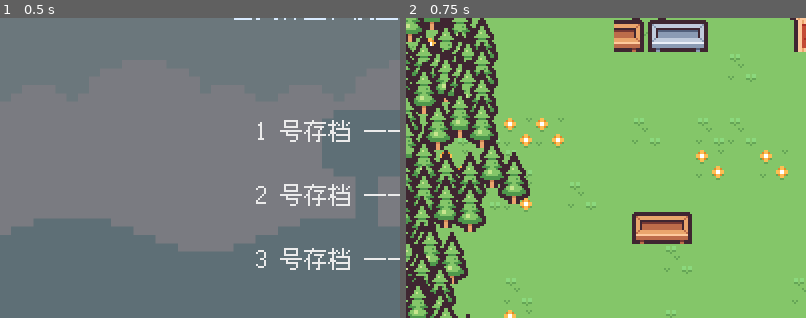
Above: before the commit, frames 1-2 (left to right).
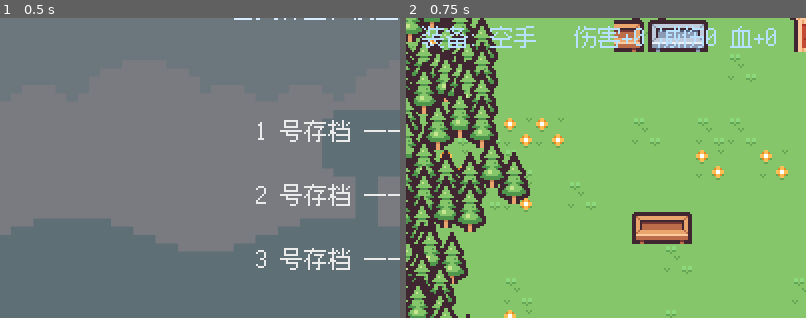
Above: after the commit, the same moments.

Repository: 01821/farm-fight-game
Game: Godot game, scene res://Scenes/Title/title.tscn
The game is run twice, just before and just after one commit, with the same random seed, the same clock (stepped at 60 frames per second) and the same inputs. Sound files missing from this copy of the repository are replaced by a short silence.
Inputs:
- Up to frame 1 (0.5 s): no input
- Up to frame 2 (0.75 s): click "1 号存档 —— 开始新游戏" at 0.5 s
The pictures show only the part of the screen within x 0-50%, y 26-76%; the shares and areas given below are measured in that part.

Frame 1 is identical in both runs. In frame 2, 1.7% of the frame differs, in the area x 4-93%, y 2-10%.

Commit message:
feat(items): 物品栏 + 装备槽 + 关底独特掉落（五项里第 C 项）

Diff:
--- a/Scenes/base_level.tscn
+++ b/Scenes/base_level.tscn
@@ -1068,6 +1068,16 @@
 horizontal_alignment = 1
 vertical_alignment = 1
 
+; 装备单独一行 —— 塞进上一行会被屏幕右边切掉（截图看出来的）
+[node name="EquipLabel" type="Label" parent="HUD"]
+offset_left = 8.0
+offset_top = 80.0
+offset_right = 392.0
+offset_bottom = 98.0
+theme_override_colors/font_color = Color(0.72, 0.88, 1, 1)
+theme_override_font_sizes/font_size = 12
+text = "装备: 空手"
+
 ; 当前目标：常驻显示，一环接一环的那一环。
 ; 放在**底部**而不是顶部 —— 顶部四条已经是"状态"了，目标单独一条放底下，
 ; 玩家一眼能分清"我现在怎么样"和"我该干什么"。
--- a/Scripts/Characters/player.gd
+++ b/Scripts/Characters/player.gd
@@ -54,6 +54,88 @@
 ## 累计浇过几次水
 var total_watered: int = 0
 
+## 背包：物品 id -> 数量
+var inventory: Dictionary = {}
+## 装备槽：ItemData.Slot -> 物品 id（空串 = 没装）
+var equipped: Dictionary = {}
+
+# --- 背包 ---
+
+func add_item(id: String, n: int = 1) -> bool:
+	if not ItemData.exists(id):
+		push_warning("没有这种物品：" + id)
+		return false
+	inventory[id] = int(inventory.get(id, 0)) + maxi(1, n)
+	# 第一次拿到的装备**自动穿上空槽** —— 玩家不用自己想起来去装
+	var slot: int = ItemData.slot_of(id)
+	if equipped.get(slot, "") == "":
+		equip(id)
+	return true
+
+func has_item(id: String) -> bool:
+	return int(inventory.get(id, 0)) > 0
+
+func item_count(id: String) -> int:
+	return int(inventory.get(id, 0))
+
+func take_item(id: String, n: int = 1) -> bool:
+	var have: int = item_count(id)
+	if have < n:
+		return false
+	if have == n:
+		inventory.erase(id)
+	else:
+		inventory[id] = have - n
+	return true
+
+# --- 装备 ---
+
+## 装上某件装备。返回是否真的换上了。
+func equip(id: String) -> bool:
+	if not ItemData.exists(id) or not has_item(id):
+		return false
+	var slot: int = ItemData.slot_of(id)
+	equipped[slot] = id
+	print("[装备] 装上 ", ItemData.name_of(id), "（", ItemData.slot_name(slot), "）")
+	return true
+
+func unequip(slot: int) -> void:
+	equipped.erase(slot)
+
+func equipped_id(slot: int) -> String:
+	return String(equipped.get(slot, ""))
+
+func equipped_name(slot: int) -> String:
+	var id: String = equipped_id(slot)
+	return ItemData.name_of(id) if id != "" else "无"
+
+## 把所有装备的某一项加成加起来（key 是 dmg / def / hp）
+func equip_bonus(key: String) -> int:
+	var sum: int = 0
+	for slot in equipped.keys():
+		var id: String = String(equipped[slot])
+		if id != "":
+			sum += int(ItemData.get_item(id).get(key, 0))
+	return sum
+
+func total_damage_bonus() -> int:
+	return equip_bonus("dmg")
+
+func total_defense() -> int:
+	return equip_bonus("def")
+
+func total_hp_bonus() -> int:
+	return equip_bonus("hp")
+
+## 装备栏的一行摘要（HUD 和测试都读这个）
+func equipment_line() -> String:
+	var parts: PackedStringArray = PackedStringArray()
+	for slot in range(ItemData.SLOT_NAMES.size()):
+		var id: String = equipped_id(slot)
+		if id != "":
+			parts.append(ItemData.name_of(id))
+	return " / ".join(parts) if parts.size() > 0 else "空手"
+
 ## 当前重叠的水源数量（站在水源旁自动补水）
 var _water_source_count: int = 0
 var _attack_cd: float = 0.0
@@ -295,6 +377,7 @@
 		"processed_value": processed_value, "total_processed": total_processed,
 		"total_earned": total_earned,
 		"total_planted": total_planted, "total_watered": total_watered,
+		"inventory": inventory.duplicate(), "equipped": equipped.duplicate(),
 		"pos_x": global_position.x, "pos_y": global_position.y,
 	}
 
@@ -313,6 +396,18 @@
 	total_earned = maxi(0, int(d.get("total_earned", 0)))
 	total_planted = maxi(0, int(d.get("total_planted", 0)))
 	total_watered = maxi(0, int(d.get("total_watered", 0)))
+	# 存档是权威：先清空再读，免得旧档里没有这两个字段时留着上一局的装备
+	inventory.clear()
+	var inv: Variant = d.get("inventory", {})
+	if typeof(inv) == TYPE_DICTIONARY:
+		for k in (inv as Dictionary).keys():
+			inventory[String(k)] = int((inv as Dictionary)[k])
+	equipped.clear()
+	var eq: Variant = d.get("equipped", {})
+	if typeof(eq) == TYPE_DICTIONARY:
+		for k in (eq as Dictionary).keys():
+			# JSON 读回来键是字符串，统一转成 int 槽号
+			equipped[int(k)] = String((eq as Dictionary)[k])
 	_read_counts(d.get("seeds", null), seeds)
 	_read_counts(d.get("harvested", null), harvested)
 	global_position = Vector2(
--- a/Scripts/Global/MineRun.gd
+++ b/Scripts/Global/MineRun.gd
@@ -43,6 +43,8 @@
 var entry_day: int = 0
 ## 进洞时用的是第几号存档槽（决定地图种子）
 var entry_slot: int = 1
+## 这趟拆到的那件独特装备 id（给结算提示用，没拆到就是空串）
+var pending_unique: String = ""
 ## 每日首通关底的额外奖励
 const DAILY_FIRST_GOLD: int = 30
 
--- /dev/null
+++ b/Scripts/Items/item_data.gd
@@ -0,0 +1,106 @@
+class_name ItemData
+
+## 物品表。
+##
+## 为什么要有它：这游戏原来是"2 把武器 + 3 种药 + 4 个技能"，全部开局就定好，
+## **没有任何"捡到一件更好的东西"的时刻** —— 而泰拉瑞亚一半的驱动力就来自那一瞬间。
+##
+## 三件装备槽各管一个数：
+##   WEAPON  加攻击力
+##   ARMOR   减伤
+##   TRINKET 加最大生命
+## 这三条都能被测试直接量出来（"装上之后伤害真的变了吗"），
+## 不是只写个数字摆在那里。
+
+enum Slot { WEAPON, ARMOR, TRINKET }
+
+const SLOT_NAMES: Array[String] = ["武器", "护甲", "饰品"]
+
+## id -> {name, slot, desc, dmg, def, hp}
+## dmg = 加的伤害；def = 每次挨打减掉几点；hp = 加的最大生命
+const TABLE: Dictionary = {
+	"bronze_sword": {
+		"name": "青铜短剑", "slot": Slot.WEAPON, "dmg": 0, "def": 0, "hp": 0,
+		"desc": "开局就有的那把，没什么好说的",
+	},
+	"iron_sword": {
+		"name": "铁剑", "slot": Slot.WEAPON, "dmg": 1, "def": 0, "hp": 0,
+		"desc": "在加工坊打出来的，砍起来实在多了",
+	},
+	"core_drill": {
+		"name": "钻头核心", "slot": Slot.WEAPON, "dmg": 3, "def": 0, "hp": 0,
+		"desc": "从采掘机械身上拆下来的。它还在转",
+	},
+	"leather_vest": {
+		"name": "皮甲", "slot": Slot.ARMOR, "dmg": 0, "def": 1, "hp": 0,
+		"desc": "挡一点是一点",
+	},
+	"iron_plate": {
+		"name": "铁板甲", "slot": Slot.ARMOR, "dmg": 0, "def": 2, "hp": 0,
+		"desc": "沉，但挨打不疼了",
+	},
+	"machine_plate": {
+		"name": "机械装甲", "slot": Slot.ARMOR, "dmg": 0, "def": 2, "hp": 1,
+		"desc": "采掘机械的外壳。还能再挨一下",
+	},
+	"lucky_charm": {
+		"name": "护身符", "slot": Slot.TRINKET, "dmg": 0, "def": 0, "hp": 1,
+		"desc": "多一条命的意思",
+	},
+	"heart_pendant": {
+		"name": "心之坠", "slot": Slot.TRINKET, "dmg": 0, "def": 0, "hp": 2,
+		"desc": "深处那种机械的能量核心，挂着挺暖",
+	},
+}
+
+## 关底 Boss 的独特掉落：第几层掉什么。
+## **只在第一次拆掉那一层时给** —— 所以它是个"时刻"，不是刷钱。
+const BOSS_DROPS: Dictionary = {
+	1: "iron_sword",
+	2: "machine_plate",
+	3: "core_drill",
+}
+
+static func exists(id: String) -> bool:
+	return TABLE.has(id)
+
+static func get_item(id: String) -> Dictionary:
+	return TABLE.get(id, {})
+
+static func name_of(id: String) -> String:
+	return String(get_item(id).get("name", id))
+
+static func slot_of(id: String) -> int:
+	return int(get_item(id).get("slot", -1))
+
+static func slot_name(slot: int) -> String:
+	if slot < 0 or slot >= SLOT_NAMES.size():
+		return "?"
+	return SLOT_NAMES[slot]
+
+static func desc_of(id: String) -> String:
+	return String(get_item(id).get("desc", ""))
+
+static func damage_of(id: String) -> int:
+	return int(get_item(id).get("dmg", 0))
+
+static func defense_of(id: String) -> int:
+	return int(get_item(id).get("def", 0))
+
+static func hp_of(id: String) -> int:
+	return int(get_item(id).get("hp", 0))
+
+## 某一层的独特掉落（没有就返回空串）
+static func boss_drop(depth: int) -> String:
+	return String(BOSS_DROPS.get(depth, ""))
+
+static func count() -> int:
+	return TABLE.size()
+
+## 全表 id，顺序稳定（存档/测试用）
+static func all_ids() -> Array[String]:
+	var out: Array[String] = []
+	for k in TABLE.keys():
+		out.append(String(k))
+	out.sort()
+	return out
--- a/Scripts/Mine/mine_hud.gd
+++ b/Scripts/Mine/mine_hud.gd
@@ -175,8 +175,16 @@
 	var cost_txt: String = ""
 	if _player.is_dashing():
 		cost_txt = "   冲刺中"
-	status_label.text = "能量 %d/%d    武器 %s [L]切换%s" % [
-		int(_player.energy), MineCombatData.ENERGY_MAX, _player.weapon_name(), cost_txt
+	# 装备也显示出来 —— 玩家得知道身上那件到底在不在生效
+	var farm := get_tree().get_first_node_in_group("player") as Player
+	var gear: String = ""
+	if farm != null:
+		gear = "    装备 %s（伤害+%d 减伤%d +%d血）" % [
+			farm.equipment_line(), farm.total_damage_bonus(),
+			farm.total_defense(), farm.total_hp_bonus()
+		]
+	status_label.text = "能量 %d/%d    武器 %s [L]切换%s%s" % [
+		int(_player.energy), MineCombatData.ENERGY_MAX, _player.weapon_name(), cost_txt, gear
 	]
 	# 火把 + 这趟的收获
 	var torch: float = MineRun.torch_left
--- a/Scripts/Mine/mine_level.gd
+++ b/Scripts/Mine/mine_level.gd
@@ -189,11 +189,31 @@
 		_spawn_drop(MinePickup.Kind.ORE, -1, from)
 		print("[矿洞] ", enemy.display_name(), " 还掉了一块矿石！")
 
+## 关底 Boss 的**独特掉落**。
+## 为什么要这个：原来是"打完给 30 金"，太薄 —— 玩家拆完一台大机械，
+## 拿到的只是钱，而钱在农场种两天就有了。现在每一层的关底第一次被拆时
+## 掉一件**只有它能给**的装备，这才是"打 Boss 的动力"。
+## 只在第一次给：第二次拆同一层不会重复弹，它是个"时刻"而不是刷装备的点。
+func _award_boss_unique() -> void:
+	var farm := get_tree().get_first_node_in_group("player") as Player
+	if farm == null:
+		return
+	var id: String = ItemData.boss_drop(MineRun.depth)
+	if id == "":
+		return
+	if farm.has_item(id):
+		print("[矿洞] ", ItemData.name_of(id), " 已经拆过一个了")
+		return
+	farm.add_item(id, 1)
+	MineRun.pending_unique = id
+	print("[矿洞] ★ 拆到独特装备：", ItemData.name_of(id), " —— ", ItemData.desc_of(id))
+
 ## 关底被拆：掉一大笔，并记进这趟战绩
 func _on_boss_died(boss: MineEnemy) -> void:
 	MineRun.add_kill()
 	MineRun.boss_down = true
 	print("[矿洞] ", boss.display_name(), " 被拆了！矿洞清净了")
+	_award_boss_unique()
 	if pickup_scene == null or not is_instance_valid(boss):
 		return
 	var origin: Vector2 = boss.global_position + Vector2(0, -20)
--- a/Scripts/Mine/mine_player.gd
+++ b/Scripts/Mine/mine_player.gd
@@ -269,6 +269,31 @@
 	weapon_changed.emit(weapon_id)
 	return weapon_id
 
+## ⚠️ `MAX_HP` 是**基础值**，别直接拿它当上限用 —— 装备（饰品）会加最大生命。
+##    凡是"封顶到上限"的地方都要走 `max_hp()`，否则装备加的血永远填不满。
+func max_hp() -> int:
+	var farm := get_tree().get_first_node_in_group("player") as Player
+	if farm == null:
+		return MAX_HP
+	return maxi(1, MAX_HP + farm.total_hp_bonus())
+
+## 这一刀的伤害 = 当前武器 + 装备加成。
+func attack_damage() -> int:
+	var w := MineCombatData.get_weapon(weapon_id)
+	var base: int = int(w.get("damage", 1))
+	var farm := get_tree().get_first_node_in_group("player") as Player
+	if farm == null:
+		return base
+	return maxi(1, base + farm.total_damage_bonus())
+
+## 技能伤害 = 技能基础 + 装备加成（和普攻一个路子）
+func skill_damage(s: Dictionary) -> int:
+	var base: int = int(s.get("damage", 1))
+	var farm := get_tree().get_first_node_in_group("player") as Player
+	if farm == null:
+		return base
+	return maxi(1, base + farm.total_damage_bonus())
+
 func _apply_weapon() -> void:
 	var w := MineCombatData.get_weapon(weapon_id)
 	_reach = float(w["reach"])
@@ -293,7 +318,7 @@
 	slash.scale = Vector2(float(facing) * 0.55, 0.55)
 	slash.modulate = Color(1, 1, 1, 0.95)
 
-	var dmg: int = int(w["damage"])
+	var dmg: int = attack_damage()
 	var knock: float = float(w["knock"])
 	var hit: int = 0
 	for body in attack_box.get_overlapping_bodies():
@@ -335,11 +360,11 @@
 	var before_en: float = energy
 	match id:
 		Potion.HEAL:
-			hp = mini(hp + HEAL_AMOUNT, MAX_HP)
+			hp = mini(hp + HEAL_AMOUNT, max_hp())
 		Potion.ENERGY:
 			energy = minf(energy + float(ENERGY_AMOUNT), float(MineCombatData.ENERGY_MAX))
 		Potion.POWER:
-			hp = MAX_HP
+			hp = max_hp()
 			energy = float(MineCombatData.ENERGY_MAX)
 	Sfx.play("buy")
 	print("[矿洞] 用了 ", String(POTION_INFO[id]["name"]),
@@ -351,11 +376,11 @@
 func _potion_has_effect(id: int) -> bool:
 	match id:
 		Potion.HEAL:
-			return hp < MAX_HP
+			return hp < max_hp()
 		Potion.ENERGY:
 			return energy < float(MineCombatData.ENERGY_MAX)
 		Potion.POWER:
-			return hp < MAX_HP or energy < float(MineCombatData.ENERGY_MAX)
+			return hp < max_hp() or energy < float(MineCombatData.ENERGY_MAX)
 	return false
 
 func can_use_potion(id: int) -> bool:
@@ -404,7 +429,7 @@
 func _skill_heavy(s: Dictionary) -> void:
 	var size := Vector2(float(s["reach"]), float(s["box_height"]))
 	var center := Vector2(float(facing) * float(s["reach"]) * 0.5, BOX_CENTER_Y)
-	var dmg: int = int(s["damage"])
+	var dmg: int = skill_damage(s)
 	var n: int = 0
 	for e in query_rect(size, center):
 		e.take_damage(dmg, global_position, 240.0)
@@ -416,7 +441,7 @@
 func _skill_spin(s: Dictionary) -> void:
 	var r: float = float(s["radius"])
 	var size := Vector2(r * 2.0, r * 2.0)
-	var dmg: int = int(s["damage"])
+	var dmg: int = skill_damage(s)
 	var n: int = 0
 	for e in query_rect(size, Vector2(0, BOX_CENTER_Y)):
 		e.take_damage(dmg, global_position, 200.0)
@@ -447,7 +472,7 @@
 func _skill_heal(s: Dictionary) -> void:
 	var amount: int = int(s["heal"])
 	var before: int = hp
-	hp = mini(hp + amount, MAX_HP)
+	hp = mini(hp + amount, max_hp())
 	print("[矿洞] 治疗 ", hp - before, " 点（", before, " -> ", hp, "）")
 
 # --- 判定辅助 ---
@@ -492,7 +517,12 @@
 func take_damage(amount: int, from: Vector2 = Vector2.INF) -> bool:
 	if _invuln > 0.0 or hp <= 0 or amount <= 0:
 		return false
-	hp = maxi(0, hp - amount)
+	# 护甲减伤。**至少掉 1 点** —— 否则堆够护甲就无敌了，
+	# 那比"挨打疼"更糟：玩家会发现躲不躲都一样。
+	var farm := get_tree().get_first_node_in_group("player") as Player
+	var cut: int = farm.total_defense() if farm != null else 0
+	var real: int = maxi(1, amount - cut)
+	hp = maxi(0, hp - real)
 	_invuln = INVULN_TIME
 	Sfx.play("hurt")
 	shake(SHAKE_HURT, SHAKE_HURT_TIME)
@@ -501,8 +531,9 @@
 		if absf(dx) < 0.01:
 			dx = -float(facing)
 		velocity = Vector2(dx * HURT_KNOCKBACK_X, HURT_KNOCKBACK_Y)
-	print("[矿洞] 玩家掉血 ", amount, "，剩 ", hp, "/", MAX_HP)
-	damaged.emit(amount)
+	print("[矿洞] 玩家掉血 ", real, "（原 ", amount, "，护甲挡 ", amount - real, "），剩 ",
+		hp, "/", max_hp())
+	damaged.emit(real)
 	if hp <= 0:
 		shake(SHAKE_DEATH, SHAKE_DEATH_TIME)
 		print("[矿洞] 玩家倒下了")
--- a/Scripts/UI/hud.gd
+++ b/Scripts/UI/hud.gd
@@ -20,6 +20,7 @@
 @onready var stat_title: Label = $StatTitle
 @onready var stat_body: Label = $StatBody
 @onready var goal_label: Label = $GoalLabel
+@onready var equip_label: Label = $EquipLabel
 @onready var perk_backdrop: ColorRect = $PerkBackdrop
 @onready var perk_title: Label = $PerkTitle
 @onready var perk_option1: Label = $PerkOption1
@@ -127,6 +128,12 @@
 		Progression.level_of(Progression.Skill.COMBAT),
 		Progression.level_of(Progression.Skill.TRADE)
 	]
+	# ⚠️ 装备**必须单独一行**。塞进 held_label 的尾巴上会被屏幕右边切掉
+	#    （"装备:" 三个字之后什么都没了）—— 这是截图看出来的，测试量不出来。
+	equip_label.text = "装备: %s   伤害+%d 减伤%d 血+%d" % [
+		player.equipment_line(), player.total_damage_bonus(),
+		player.total_defense(), player.total_hp_bonus()
+	]
 	key_label.text = "[1-5]选作物 [Q]切换 [F]使用 [F5]存 [F9]读 [Y]统计"
 
 ## 升级二选一面板。注意：面板亮着的时候 1 / 2 是「选专精」，
--- /dev/null
+++ b/Tests/test_items.gd
@@ -0,0 +1,183 @@
+extends Node2D
+
+## 端到端自测：物品栏 + 装备槽 + 关底独特掉落。
+## 用法: godot --headless --path . --fixed-fps 60 res://Tests/test_items.tscn
+##
+## 重点不是"装备表里有几个字段"，而是**装上去之后数值真的变了**：
+## 伤害变高、最大生命变大、挨打没那么疼。这三条都能直接量出来。
+
+var _fail: int = 0
+var _level: Node2D
+var _mine: Node2D
+var _player: Player
+var _mp: MinePlayer
+
+func _check(label: String, ok: bool) -> void:
+	if ok:
+		print("PASS  ", label)
+	else:
+		_fail += 1
+		print("FAIL  ", label)
+
+func _step(frames: int) -> void:
+	for i in range(frames):
+		await get_tree().physics_frame
+
+func _ready() -> void:
+	MineRun.scene_switch_enabled = false
+	MineRun.active = false
+	MineRun.depth = 1
+
+	print("--- 物品表本身 ---")
+	print("  INFO 一共 ", ItemData.count(), " 件物品")
+	_check("表不是空的", ItemData.count() >= 8)
+	var bad := 0
+	for id in ItemData.all_ids():
+		var it := ItemData.get_item(id)
+		if String(it.get("name", "")) == "":
+			bad += 1
+		var s: int = ItemData.slot_of(id)
+		if s < 0 or s >= ItemData.SLOT_NAMES.size():
+			bad += 1
+	_check("每件都有名字和合法槽位", bad == 0)
+	_check("三种槽都有名字", ItemData.slot_name(0) == "武器" and ItemData.slot_name(2) == "饰品")
+
+	_level = (load("res://Scenes/base_level.tscn") as PackedScene).instantiate()
+	add_child(_level)
+	var save := _level.get_node("SaveSystem") as SaveSystem
+	save.auto_load = false
+	save.auto_save_on_dawn = false
+	await _step(4)
+	_player = _level.get_node("level/Player") as Player
+
+	print("--- 背包 ---")
+	_check("一开始背包是空的", _player.inventory.size() == 0)
+	_check("没有那件东西", not _player.has_item("iron_sword"))
+	_check("拿到一件装备", _player.add_item("iron_sword", 1))
+	_check("背包里有了", _player.has_item("iron_sword") and _player.item_count("iron_sword") == 1)
+	_check("拿到不存在的物品会被拒", not _player.add_item("no_such_thing"))
+	_check("★ 第一次拿到就自动穿上空槽（不用玩家自己想起来去装）",
+		_player.equipped_id(ItemData.Slot.WEAPON) == "iron_sword")
+	print("  INFO 装备栏：", _player.equipment_line())
+	_check("装备栏摘要里有它", "铁剑" in _player.equipment_line())
+
+	print("--- 加成真的算出来了 ---")
+	_check("武器加伤害 1", _player.total_damage_bonus() == 1)
+	_check("还没穿护甲，减伤 0", _player.total_defense() == 0)
+	_player.add_item("iron_plate")
+	_check("穿上铁板甲后减伤 2", _player.total_defense() == 2)
+	_player.add_item("heart_pendant")
+	_check("戴上心之坠后加血 2", _player.total_hp_bonus() == 2)
+	print("  INFO 合计：伤害+", _player.total_damage_bonus(),
+		" 减伤", _player.total_defense(), " 加血+", _player.total_hp_bonus())
+
+	print("--- 换装备 ---")
+	_player.add_item("core_drill")
+	_check("换上钻头核心", _player.equip("core_drill"))
+	_check("槽里现在是钻头核心", _player.equipped_id(ItemData.Slot.WEAPON) == "core_drill")
+	_check("伤害加成跟着涨到 3", _player.total_damage_bonus() == 3)
+	_player.unequip(ItemData.Slot.WEAPON)
+	_check("脱下来之后加成清零", _player.total_damage_bonus() == 0)
+	_player.equip("core_drill")
+
+	print("--- 装到矿洞玩家身上 ---")
+	_mine = (load("res://Scenes/Mine/mine_level.tscn") as PackedScene).instantiate()
+	add_child(_mine)
+	await _step(4)
+	_mp = _mine.get_node("MinePlayer") as MinePlayer
+	await _step(3)
+	print("  INFO MinePlayer 伤害 = ", _mp.attack_damage(), "，最大生命 = ", _mp.max_hp())
+	_check("矿洞看到的是基础最大生命 + 饰品加成",
+		_mp.max_hp() == MinePlayer.MAX_HP + 2)
+	# 基础武器是青铜短剑（+0），所以这里的伤害应该正好等于装备加成
+	var bare: int = MineCombatData.get_weapon(_mp.weapon_id).get("damage", 1)
+	_check("★ 装备的伤害加成真的算进了攻击力",
+		_mp.attack_damage() == bare + _player.total_damage_bonus())
+
+	print("--- 护甲真的减伤，但不会减到无敌 ---")
+	_player.unequip(ItemData.Slot.ARMOR)
+	_mp.hp = _mp.max_hp()
+	_mp._invuln = 0.0
+	var full_before: int = _mp.hp
+	_mp.take_damage(3, Vector2.ZERO)
+	var took_bare: int = full_before - _mp.hp
+	print("  INFO 不穿甲挨 3 点，实际掉 ", took_bare)
+	_check("不穿甲就实打实掉 3 点", took_bare == 3)
+
+	_player.equip("iron_plate")
+	_mp.hp = _mp.max_hp()
+	_mp._invuln = 0.0
+	full_before = _mp.hp
+	_mp.take_damage(3, Vector2.ZERO)
+	var took_armored: int = full_before - _mp.hp
+	print("  INFO 穿铁板甲（减伤2）挨 3 点，实际掉 ", took_armored)
+	_check("★ 穿甲之后掉得少了", took_armored < took_bare)
+	_check("正好少掉 2 点", took_armored == 1)
+
+	# 堆够减伤也不能无敌：至少掉 1
+	_player.add_item("machine_plate")
+	_player.equip("machine_plate")
+	_mp.hp = _mp.max_hp()
+	_mp._invuln = 0.0
+	full_before = _mp.hp
+	_mp.take_damage(1, Vector2.ZERO)
+	print("  INFO 减伤 2 挨 1 点，实际掉 ", full_before - _mp.hp)
+	_check("★ 减伤再高也至少掉 1 点（否则躲不躲都一样，比挨打疼更糟）",
+		full_before - _mp.hp == 1)
+
+	print("--- 关底独特掉落 ---")
+	_check("第 1 层关底掉铁剑", ItemData.boss_drop(1) == "iron_sword")
+	_check("第 3 层关底掉钻头核心", ItemData.boss_drop(3) == "core_drill")
+	_check("没定义的层返回空", ItemData.boss_drop(99) == "")
+
+	# 清空背包，模拟"第一次打这层"
+	_player.inventory.clear()
+	_player.equipped.clear()
+	MineRun.depth = 2
+	MineRun.pending_unique = ""
+	_mine._award_boss_unique()
+	await _step(2)
+	print("  INFO 第 2 层关底给了：", MineRun.pending_unique, "，背包=", _player.inventory)
+	_check("★ 拆掉关底拿到了一件独特装备", _player.has_item("machine_plate"))
+	_check("而且自动穿上了", _player.equipped_id(ItemData.Slot.ARMOR) == "machine_plate")
+	_check("记下了这趟拆到的是什么", MineRun.pending_unique == "machine_plate")
+
+	# 再拆一次不该重复给
+	_player.take_item("machine_plate")
+	_player.inventory.erase("machine_plate")
+	MineRun.pending_unique = ""
+	_mine._award_boss_unique()   # 第一次清掉之后又给了一份
+	var count_after_first: int = _player.item_count("machine_plate")
+	_mine._award_boss_unique()
+	await _step(2)
+	print("  INFO 又拆一次之后 machine_plate 数量 = ", _player.item_count("machine_plate"),
+		"（第一次之后是 ", count_after_first, "）")
+	_check("★ 同一层再拆不会重复给", _player.item_count("machine_plate") == count_after_first)
+
+	print("--- 背包和装备要能存档 ---")
+	_player.inventory.clear()
+	_player.equipped.clear()
+	_player.add_item("core_drill")
+	_player.add_item("iron_plate")
+	_player.add_item("heart_pendant")
+	_player.add_item("lucky_charm", 3)
+	var dmg_before: int = _player.total_damage_bonus()
+	var hp_before: int = _player.total_hp_bonus()
+	var cnt_before: int = _player.item_count("lucky_charm")
+	var snap: Dictionary = _player.to_save_data()
+	_player.inventory.clear()
+	_player.equipped.clear()
+	_check("清空之后确实空了", _player.inventory.size() == 0 and _player.total_damage_bonus() == 0)
+	_player.apply_save_data(snap)
+	print("  INFO 读回来之后的装备栏：", _player.equipment_line())
+	_check("读回背包", _player.has_item("core_drill") and _player.has_item("iron_plate"))
+	_check("读回数量", _player.item_count("lucky_charm") == cnt_before)
+	_check("读回装备", _player.total_damage_bonus() == dmg_before)
+	_check("读回饰品加成", _player.total_hp_bonus() == hp_before)
+
+	# 旧档没有这两个字段也不能炸
+	_player.apply_save_data({"money": 5})
+	_check("旧档读进来不会崩，背包是空的", _player.inventory.size() == 0)
+
+	print("RESULT fail=", _fail)
+	get_tree().quit()
--- /dev/null
+++ b/Tests/test_items.tscn
@@ -0,0 +1,6 @@
+[gd_scene format=3]
+
+[ext_resource type="Script" path="res://Tests/test_items.gd" id="1_test"]
+
+[node name="TestItems" type="Node2D"]
+script = ExtResource("1_test")
Not shown, added: Scripts/Items/item_data.gd.uid
Not shown, added: Tests/test_items.gd.uid
